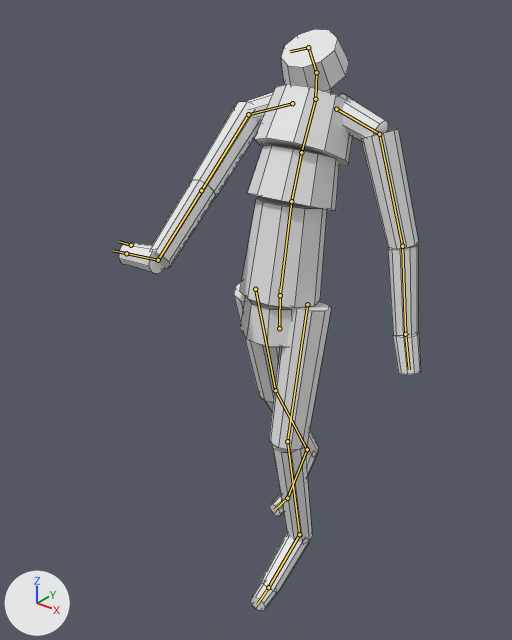
Renders of the FBX model WhipItUp-Unity/Assets/WhipItUp/Anim/WhipAnim_Body.fbx from each side of a commit.
One viewpoint serves both versions: a camera (50 mm lens) standing at (1.236, -1.667, 1.992) and looking at (-0.03, -0.086, 1.011). Lighting does not change. The marker at lower left points along +X, +Y and +Z. The older version comes first. Both versions are drawn at frame 7 of the action 'ValheimPlayer|Body_W3_Overhand'; the numbers are the values there. The bones that change, and the others that lie on the model, are drawn over the model as lines. Mesh edges are drawn as thin lines.

Objects in the first picture: 'BodyProxy'.
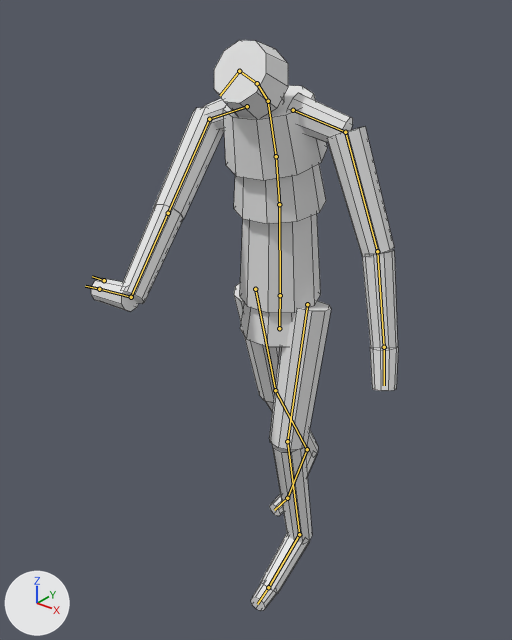
Scene script edits in JSON lines:
```json
{"block": "bone_spine", "where": "bone_spine = bpy.data.objects['ValheimPlayer'].pose.bones['Spine']  # child of 'Hips'"}
{"op": "set", "path": "bone_spine.rotation_quaternion", "old": "(0.999, -0.052, 0.009, -0.001)", "new": "(0.999, 0.052, 0.008, 0.003)", "note": "degrees (-6, 1, 0) -> degrees (6, 1, 0)"}
{"block": "bone_spine1", "where": "bone_spine1 = bpy.data.objects['ValheimPlayer'].pose.bones['Spine1']  # child of 'Spine'"}
{"op": "set", "path": "bone_spine1.rotation_quaternion", "old": "(0.998, -0.06, 0.01, -0.001)", "new": "(0.998, 0.06, 0.01, 0.003)", "note": "degrees (-7, 1, 0) -> degrees (7, 1, 0)"}
{"block": "bone_spine2", "where": "bone_spine2 = bpy.data.objects['ValheimPlayer'].pose.bones['Spine2']  # child of 'Spine1'"}
{"op": "set", "path": "bone_spine2.rotation_quaternion", "old": "(0.998, -0.06, 0.01, -0.001)", "new": "(0.998, 0.06, 0.01, 0.003)", "note": "degrees (-7, 1, 0) -> degrees (7, 1, 0)"}
{"block": "bone_head", "where": "bone_head = bpy.data.objects['ValheimPlayer'].pose.bones['Head']  # child of 'Neck'"}
{"op": "set", "path": "bone_head.rotation_quaternion", "old": "(1.0, 0.0, -0.015, 0.01)", "new": "(0.996, -0.086, -0.01, 0.012)", "note": "degrees (0, -2, 1) -> degrees (-10, -1, 1)"}
{"block": "bone_leftarm", "where": "bone_leftarm = bpy.data.objects['ValheimPlayer'].pose.bones['LeftArm']  # child of 'LeftShoulder'"}
{"op": "set", "path": "bone_leftarm.rotation_quaternion", "old": "(0.822, -0.546, 0.119, 0.109)", "new": "(0.822, -0.487, 0.127, -0.266)", "note": "degrees (-67, 18, 3) -> degrees (-60, -3, -34)"}
{"block": "bone_leftforearm", "where": "bone_leftforearm = bpy.data.objects['ValheimPlayer'].pose.bones['LeftForeArm']  # child of 'LeftArm'"}
{"op": "set", "path": "bone_leftforearm.rotation_quaternion", "old": "(0.974, -0.073, 0.206, -0.052)", "new": "(0.974, -0.02, 0.204, -0.094)", "note": "degrees (-10, 23, -8) -> degrees (-5, 23, -12)"}
{"block": "bone_rightarm", "where": "bone_rightarm = bpy.data.objects['ValheimPlayer'].pose.bones['RightArm']  # child of 'RightShoulder'"}
{"op": "set", "path": "bone_rightarm.rotation_quaternion", "old": "(0.632, -0.366, -0.28, 0.623)", "new": "(0.674, -0.187, -0.119, 0.705)", "note": "degrees (-55, 6, 86) -> degrees (-25, 6, 91)"}
{"block": "bone_righthand", "where": "bone_righthand = bpy.data.objects['ValheimPlayer'].pose.bones['RightHand']  # child of 'RightForeArm'"}
{"op": "set", "path": "bone_righthand.rotation_quaternion", "old": "(0.659, -0.222, -0.146, -0.703)", "new": "(0.658, -0.154, -0.099, -0.73)", "note": "degrees (-6, -30, -92) -> degrees (-4, -21, -95)"}
```

What differs and where, as boxes [x1, y1, x2, y2] in the pictures (512 x 640 px):
```json
{"object": "BodyProxy", "change": "posed", "before": [119, 29, 421, 611], "after": [91, 40, 398, 611]}
{"bone": "Spine", "before": "(280, 295) to (291, 201)", "after": "(280, 295) to (279, 204)"}
{"bone": "Spine1", "before": "(291, 201) to (301, 152)", "after": "(279, 204) to (276, 156)"}
{"bone": "Spine2", "before": "(301, 152) to (315, 99)", "after": "(276, 156) to (268, 101)"}
{"bone": "Head", "before": "(316, 72) to (308, 47)", "after": "(257, 83) to (239, 71)"}
{"bone": "LeftArm", "before": "(379, 134) to (402, 246)", "after": "(345, 132) to (377, 251)"}
{"bone": "LeftForeArm", "before": "(402, 246) to (405, 334)", "after": "(377, 251) to (384, 347)"}
{"bone": "RightArm", "before": "(248, 114) to (201, 190)", "after": "(209, 119) to (168, 213)"}
{"bone": "RightHand", "before": "(158, 260) to (129, 254)", "after": "(131, 297) to (102, 289)"}
```
